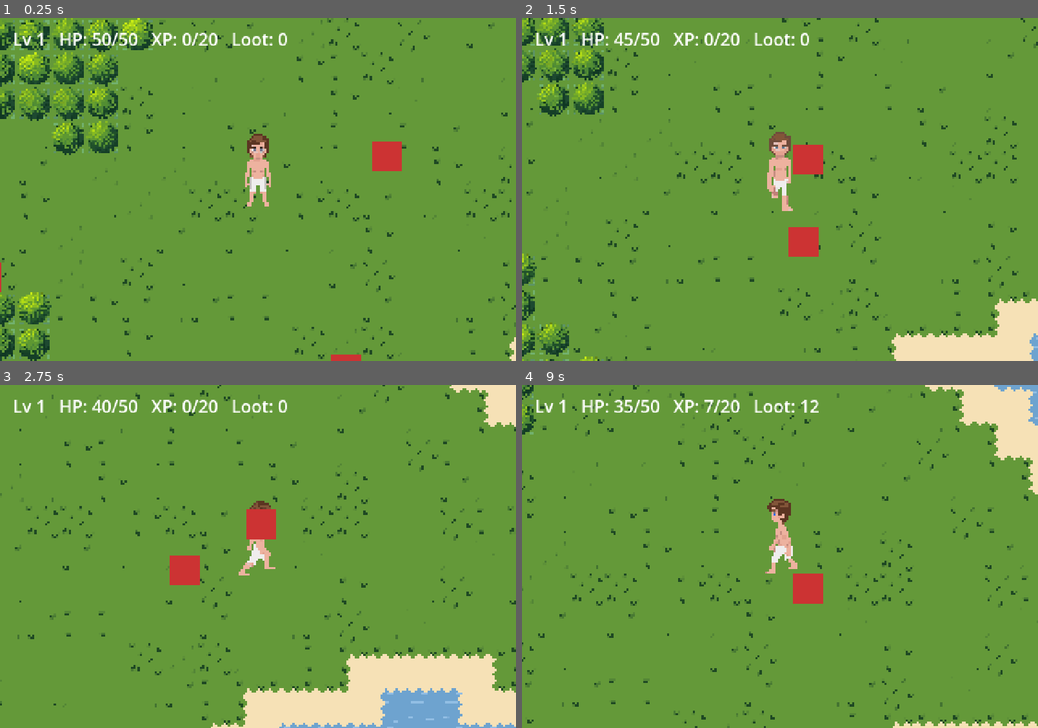
Above: before the commit, frames 1-4 (two rows, left to right).
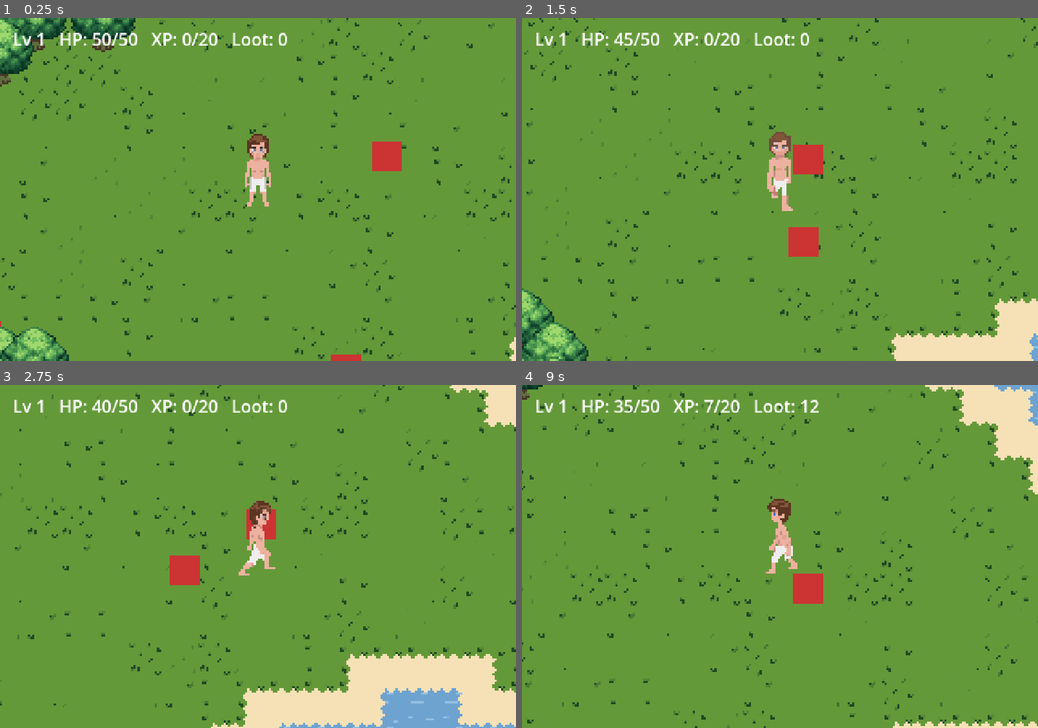
Above: after the commit, the same moments.

Repository: MysteriousSeal/ProjectInfinite
Game: Godot game, scene res://scenes/Main.tscn
The game is run twice, just before and just after one commit, with the same random seed, the same clock (stepped at 60 frames per second) and the same inputs.
Inputs (mouse positions are in pixels of both pictures, inside the frame that each line leads up to):
- Up to frame 1 (0.25 s): no input
- Up to frame 2 (1.5 s): move the mouse to (893, 172) at 0.52 s; hold D 0.53-1.28 s; tap 1 at 0.6 s; click (893, 172) at 0.67 s; tap Space at 0.77 s; move the mouse to (676, 206) at 1.27 s; hold S from 1.28 s (still down); tap 2 at 1.35 s
- Up to frame 3 (2.75 s): tap Space at 1.52 s; move the mouse to (309, 481) at 2.02 s; release S at 2.03 s; hold D from 2.03 s (still down); tap 3 at 2.1 s
- Up to frame 4 (9 s): move the mouse to (754, 625) at 2.77 s; release D at 2.78 s; hold W 2.78-3.53 s; tap 4 at 2.85, 7.35 s; click (754, 625) at 2.92 s; tap Space at 3.02, 3.77, 4.25, 4.52, 5.75, 6.02, 6.77, 7.25, 7.52 s; tap E at 3.5, 4.35, 8.85 s; move the mouse to (934, 607) at 3.52 s; hold I 3.53-4.28 s; hold A 3.53-5.03 s; move the mouse to (625, 505) at 4.27 s; tap Enter at 5, 6.5 s; move the mouse to (805, 556) at 5.02 s; hold S 5.03-5.78 s; tap 1 at 5.1 s; click (805, 556) at 5.17 s; move the mouse to (702, 470) at 5.77 s; hold D 5.78-6.53 s; tap 2 at 5.85 s; move the mouse to (893, 539) at 6.52 s; hold W 6.53-7.28 s; tap 3 at 6.6 s; move the mouse to (676, 573) at 7.27 s; hold D 7.28-8.03 s; click (676, 573) at 7.42 s; move the mouse to (831, 481) at 8.02 s; hold S 8.03-8.78 s; hold I 8.03-8.78 s; move the mouse to (754, 625) at 8.77 s; hold A from 8.78 s (still down)

The runs differ from the first frame. In frame 1, 6.3% of the frame differs, in the area x 0-30%, y 0-100%; in frame 2, 3.6%; in frame 3, 0.3%; in frame 4, 0.2%.

Commit message:
Make trees objects standing on the ground instead of terrain tiles
A tree was a 16px terrain tile, so it could only ever be a flat square
the player bumped into. It is now a two-tile-tall sprite with a trunk,
placed on ordinary grass and carrying its own trunk-sized collision, so
the player walks between trunks and the canopy overhangs the tile above.

Trees and the player share one depth-sorted layer, which puts the player
behind a tree standing below them and in front of one above. Canopies
are two tiles wide, so only a third of forest cells get one, otherwise
they pile into a smear. The objects are spawned and freed with their
chunk, keeping them bounded as the world streams.

Diff:
--- a/scenes/Main.tscn
+++ b/scenes/Main.tscn
@@ -20,6 +20,9 @@
 script = ExtResource("2_chunks")
 
 [node name="TileMap" type="TileMap" parent="ChunkManager"]
+
+[node name="Entities" type="Node2D" parent="."]
+y_sort_enabled = true
 
 [node name="Hud" type="CanvasLayer" parent="."]
 script = ExtResource("3_hud")
--- /dev/null
+++ b/scenes/Tree.tscn
@@ -0,0 +1,18 @@
+[gd_scene load_steps=3 format=3]
+
+[ext_resource type="Texture2D" path="res://assets/objects/tree.png" id="1_tree"]
+
+[sub_resource type="RectangleShape2D" id="RectangleShape2D_trunk"]
+size = Vector2(12, 6)
+
+[node name="Tree" type="StaticBody2D"]
+collision_layer = 1
+collision_mask = 0
+
+[node name="Sprite" type="Sprite2D" parent="."]
+texture = ExtResource("1_tree")
+offset = Vector2(0, -16)
+
+[node name="CollisionShape2D" type="CollisionShape2D" parent="."]
+position = Vector2(0, -3)
+shape = SubResource("RectangleShape2D_trunk")
--- a/scripts/ChunkManager.gd
+++ b/scripts/ChunkManager.gd
@@ -9,7 +9,6 @@
 const WATER := 0
 const SAND := 1
 const GRASS := 2
-const CANOPY := 3
 
 # Each terrain is one independent tile, so the atlas is a single strip and a
 # cell is painted from the terrain at its centre. Boundaries land on grid
@@ -18,9 +17,16 @@
 # Each terrain ships interchangeable variants that share one base colour.
 # Picking between them per cell is what stops a single tile from visibly
 # repeating across the large areas each terrain covers. Indexed by terrain.
-const TERRAIN_NAMES := ["water", "sand", "grass", "tree"]
-const TERRAIN_VARIANTS := [16, 9, 16, 12]
+const TERRAIN_NAMES := ["water", "sand", "grass"]
+const TERRAIN_VARIANTS := [16, 9, 16]
 const TILE_PATH := "res://assets/tiles/%s/%s_%02d.png"
+
+# Trees are objects standing on the grass rather than a terrain, so they carry
+# their own collision and can be drawn in front of or behind the player.
+const TREE_SCENE := preload("res://scenes/Tree.tscn")
+# Canopies are two tiles wide, so only a share of forest cells gets one;
+# otherwise they would pile on top of each other into a solid smear.
+const TREE_SPACING := 3
 
 # Edge tiles let a terrain intrude into the one below it with a shaped border
 # instead of stopping on a grid line. Pair index is the lower terrain, so pair
@@ -55,6 +61,8 @@
 var player: Node2D
 var loaded_chunks: Dictionary = {}
 var lakes: Dictionary = {}
+var tree_parent: Node2D
+var chunk_trees: Dictionary = {}
 var atlas_offsets: Array[int] = []
 var atlas_count := 0
 var edge_offset := 0
@@ -102,9 +110,8 @@
 	tileset.add_physics_layer()
 	tileset.set_physics_layer_collision_layer(0, WORLD_COLLISION_LAYER)
 	tileset.add_source(atlas, 0)
-	for terrain in [WATER, CANOPY]:
-		for variant in TERRAIN_VARIANTS[terrain]:
-			_make_tile_solid(atlas, atlas_offsets[terrain] + variant)
+	for variant in TERRAIN_VARIANTS[WATER]:
+		_make_tile_solid(atlas, atlas_offsets[WATER] + variant)
 	# A water cell keeps blocking even where sand intrudes into its border.
 	for kind in EDGE_KINDS.size():
 		_make_tile_solid(atlas, _edge_atlas(WATER, kind))
@@ -128,6 +135,10 @@
 
 func follow(target: Node2D) -> void:
 	player = target
+
+# Trees live outside this node so they can sort against the player by depth.
+func set_tree_parent(target: Node2D) -> void:
+	tree_parent = target
 
 func _process(_delta: float) -> void:
 	if player and is_instance_valid(player):
@@ -155,6 +166,24 @@
 			var wy := chunk.y * CHUNK_SIZE + ly
 			tilemap.set_cell(0, Vector2i(wx, wy), 0, Vector2i(_atlas_tile(wx, wy), 0))
 	loaded_chunks[chunk] = true
+	_spawn_trees(chunk)
+
+func _spawn_trees(chunk: Vector2i) -> void:
+	if tree_parent == null:
+		return
+	var trees: Array[Node] = []
+	for ly in range(CHUNK_SIZE):
+		for lx in range(CHUNK_SIZE):
+			var wx := chunk.x * CHUNK_SIZE + lx
+			var wy := chunk.y * CHUNK_SIZE + ly
+			if not _has_tree(wx, wy):
+				continue
+			var tree := TREE_SCENE.instantiate()
+			# Anchored at the trunk foot, which is what depth sorting compares.
+			tree.position = Vector2(wx * TILE_PX + TILE_PX / 2.0, wy * TILE_PX + TILE_PX)
+			tree_parent.add_child(tree)
+			trees.append(tree)
+	chunk_trees[chunk] = trees
 
 # The variant is derived from the position so a chunk looks the same every
 # time it is streamed back in, rather than reshuffling on every visit.
@@ -202,9 +231,14 @@
 		for ox in range(-1, 2):
 			if _is_water(vx + ox, vy + oy):
 				return SAND
-	if _is_forest(vx, vy):
-		return CANOPY
 	return GRASS
+
+# Forest cells still come from the noise, but now decide where a tree object
+# stands rather than which tile gets painted.
+func _has_tree(wx: int, wy: int) -> bool:
+	if not _is_forest(wx, wy):
+		return false
+	return absi(hash(Vector3i(wx, wy, world_seed + 7))) % TREE_SPACING == 0
 
 # A lone tree in open grass reads as debris rather than woodland, so a tile
 # only keeps its tree if it has at least one orthogonal neighbour tree.
@@ -256,3 +290,6 @@
 			var wy := chunk.y * CHUNK_SIZE + ly
 			tilemap.erase_cell(0, Vector2i(wx, wy))
 	loaded_chunks.erase(chunk)
+	for tree: Node in chunk_trees.get(chunk, []):
+		tree.queue_free()
+	chunk_trees.erase(chunk)
--- a/scripts/Main.gd
+++ b/scripts/Main.gd
@@ -6,16 +6,20 @@
 const SPAWN_RADIUS := 150.0
 
 @onready var chunk_manager := $ChunkManager
+@onready var entities := $Entities
 @onready var hud := $Hud
 @onready var character_sheet := $CharacterSheet
 
 func _ready() -> void:
 	var player := PlayerScene.instantiate()
-	add_child(player)
+	# Everything that shares the ground goes in one depth-sorted layer, so the
+	# player passes behind a tree standing below them and in front of one above.
+	entities.add_child(player)
 	chunk_manager.follow(player)
+	chunk_manager.set_tree_parent(entities)
 	hud.bind(player)
 	character_sheet.bind(player)
 	for i in ENEMY_COUNT:
 		var enemy := EnemyScene.instantiate()
 		enemy.global_position = Vector2(randf_range(-SPAWN_RADIUS, SPAWN_RADIUS), randf_range(-SPAWN_RADIUS, SPAWN_RADIUS))
-		add_child(enemy)
+		entities.add_child(enemy)
Binary file added: assets/objects/tree.png
Not shown, changed: assets/objects/tree.png.import
Binary file removed: assets/tiles/tree/tree_00.png
Not shown, removed: assets/tiles/tree/tree_00.png.import
Binary file removed: assets/tiles/tree/tree_01.png
Not shown, removed: assets/tiles/tree/tree_01.png.import
Binary file removed: assets/tiles/tree/tree_02.png
Not shown, removed: assets/tiles/tree/tree_02.png.import
Binary file removed: assets/tiles/tree/tree_03.png
Not shown, removed: assets/tiles/tree/tree_03.png.import
Binary file removed: assets/tiles/tree/tree_04.png
Binary file removed: assets/tiles/tree/tree_05.png
(and 14 more such lines)
